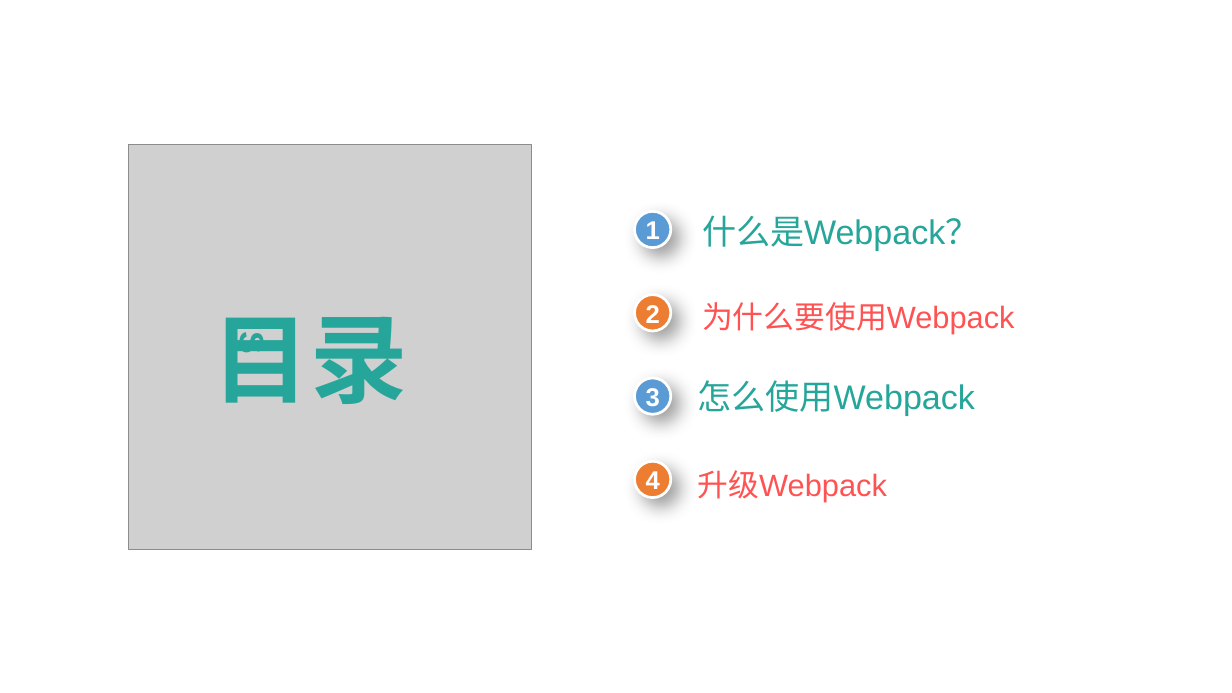
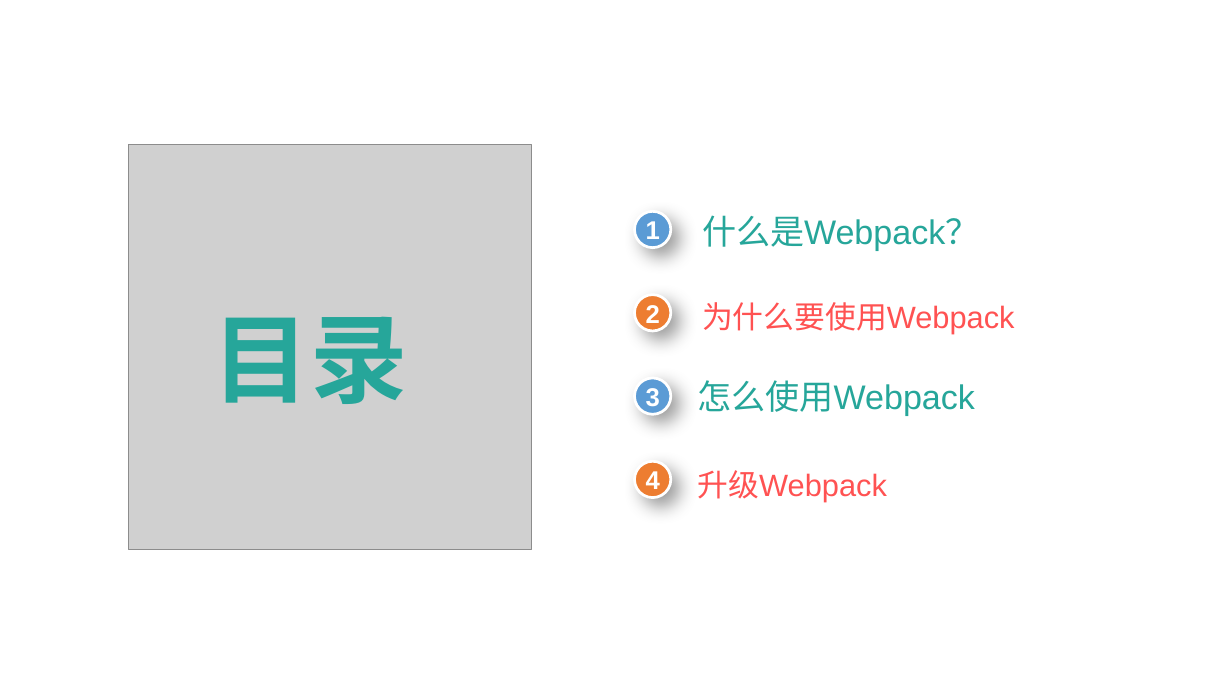
Before and after one commit to wangqiang66/webpack, a slide deck: slide 2 of Webpack简介.pptx. Drawn at 1232x693 pixels with LibreOffice and Linux fonts; fonts in the diff are those of the drawing; grey boxes stand for pictures; background and template pictures are left out. Boxes give left, top, right and bottom in pixels: in the first picture for what was removed or moved away, otherwise in the second. Text is boxed around its words. In the diff, an @@ line names an element or a change of style, - is before the commit and + after.

```diff
--- a/Webpack简介.pptx
+++ b/Webpack简介.pptx
@@ text removed at bbox=[233, 333, 271, 354] @@
-S
```
Also in this commit, not shown: 10 other slides changed, 5 slides added, 1 slide removed, 26 other files.
